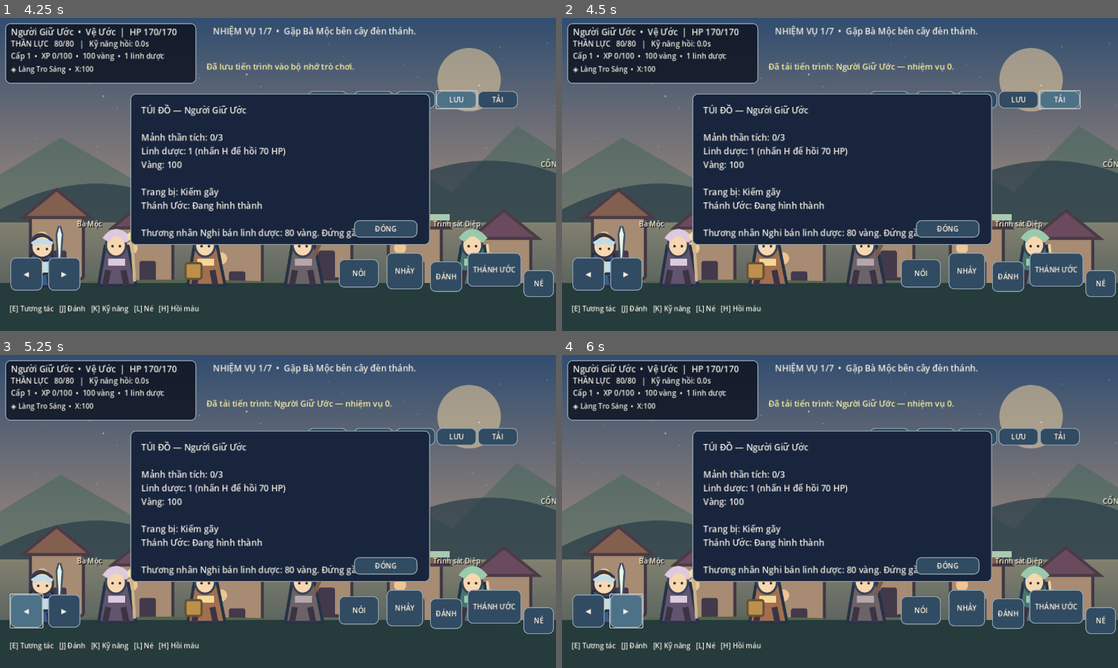
Above: before the commit, frames 1-4 (two rows, left to right).
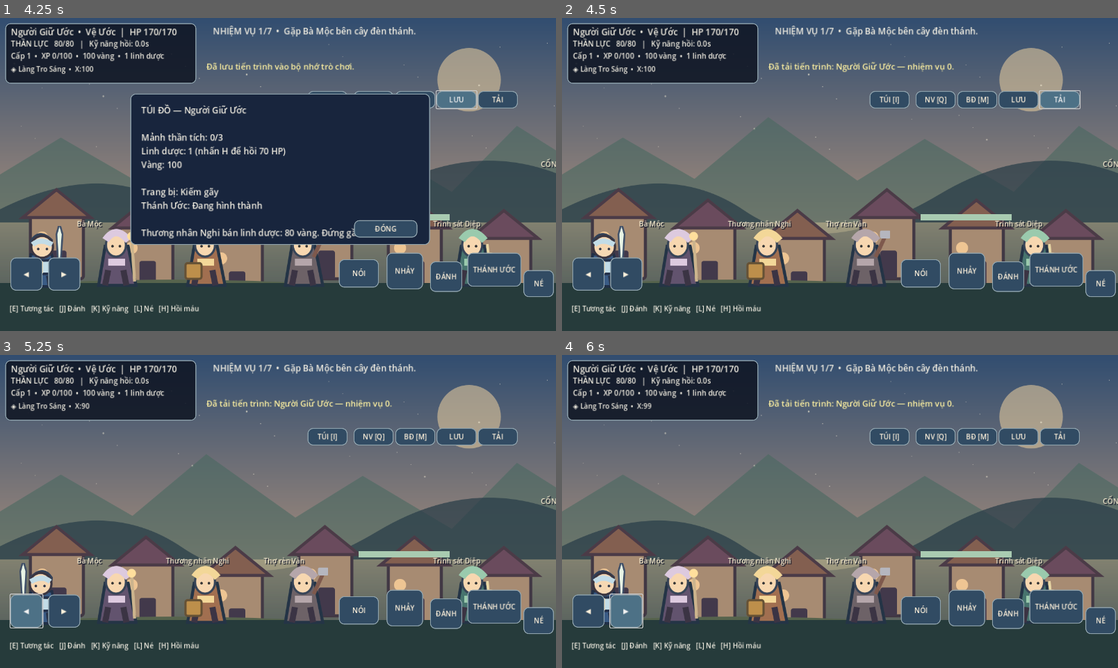
Above: after the commit, the same moments.

Repository: hoaianhdoan0209-hue/Th-nh-c-K-Nguy-n-T-i-Xu-t
Game: Godot game, scene res://scenes/Main.tscn
Two runs of this game, one before a commit and one after it. Both use one fixed random seed, a clock stepped at 60 frames per second and the inputs below.
Inputs:
- Up to frame 1 (4.25 s): click "Vệ Ước — HIỆP SĨ • phản công …" at 0.5 s; click "TÚI [I]" at 1.25 s; click "NV [Q]" at 2 s; click "BĐ [M]" at 2.75 s; click "LƯU" at 3.5 s
- Up to frame 2 (4.5 s): click "TẢI" at 4.25 s
- Up to frame 3 (5.25 s): click "◀" at 5 s
- Up to frame 4 (6 s): click "▶" at 5.75 s

Frame 1 is identical in both runs. In frame 2, 26% of the frame differs, in the area x 5-78%, y 24-83%; in frame 3, 26%, in the area x 3-78%, y 15-85%; in frame 4, 26%.

Commit message:
Fix skill and dash cooldown state leaking across new games and reloads

Diff:
--- a/scripts/Game.gd
+++ b/scripts/Game.gd
@@ -380,6 +380,7 @@
 
 func _new_game(selected_role: int) -> void:
 	role = selected_role
+	_reset_action_timers()
 	hero_name = name_input.text.strip_edges()
 	if hero_name.is_empty():
 		hero_name = "Người Giữ Ước"
@@ -408,6 +409,26 @@
 	_refresh_world()
 	_update_hud()
 	_notice("Hãy tìm Bà Mộc. Không cần chiến đấu ngay.")
+
+func _reset_action_timers() -> void:
+	attack_cd = 0.0
+	skill_cd = 0.0
+	dash_cd = 0.0
+	dash_left = 0.0
+	combo_left = 0.0
+	combo_index = 0
+	invincible_left = 0.0
+	guard_left = 0.0
+	mp_recovery = 0.0
+	jump_queued = false
+	touch_left = false
+	touch_right = false
+	active_detail = ""
+	if detail_panel != null:
+		detail_panel.hide()
+	if dialogue_panel != null:
+		dialogue_panel.hide()
+
 
 func _set_role_stats() -> void:
 	match role:
@@ -926,6 +947,7 @@
 		if started:
 			_notice("Chưa có điểm lưu hợp lệ.")
 		return
+	_reset_action_timers()
 	role = clampi(int(cfg.get_value("hero", "role", 0)), 0, 2)
 	hero_name = str(cfg.get_value("hero", "name", "Người Giữ Ước"))
 	level = maxi(1, int(cfg.get_value("hero", "level", 1)))
